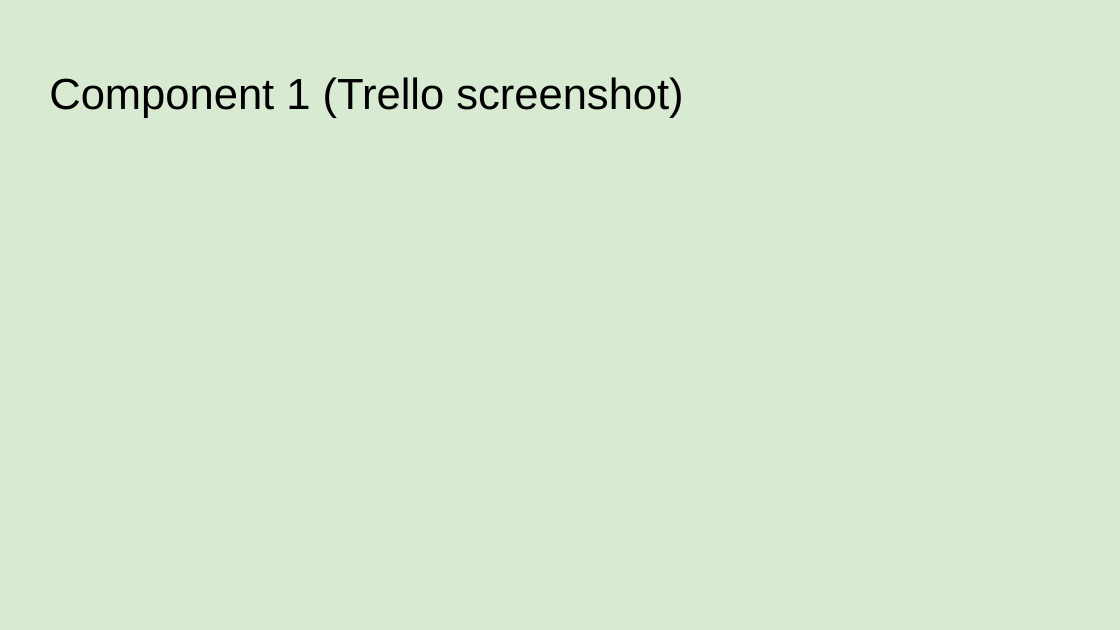
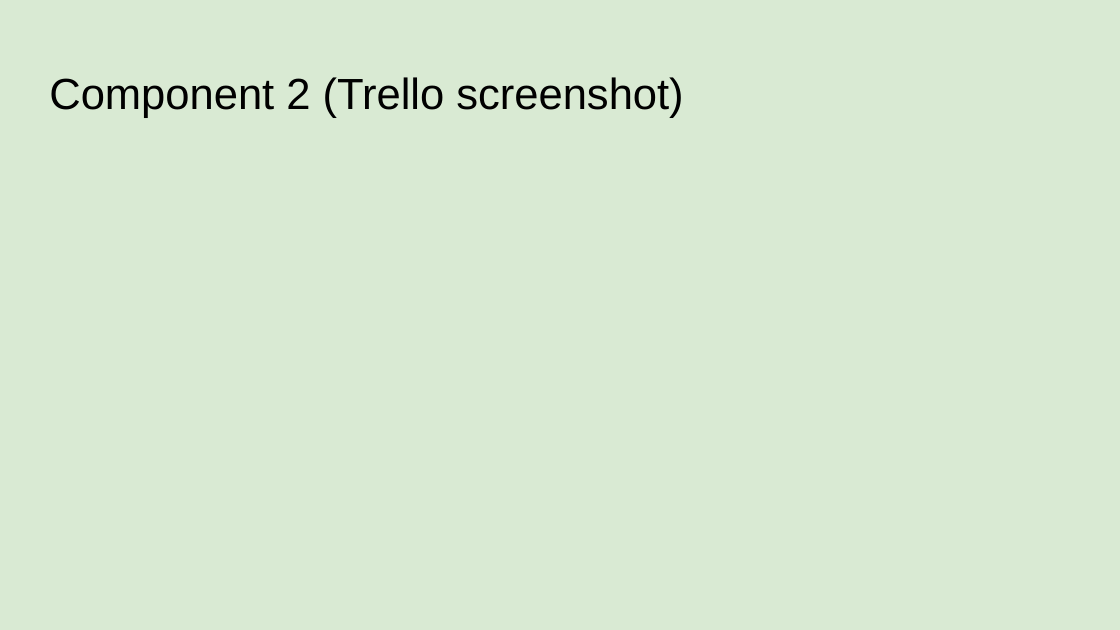
Before and after one commit to KaitlinEus/Pizza_bot, a slide deck: slide 6 of Python.pptx (slide 4 before the commit). Drawn at 1120x630 pixels with LibreOffice and Linux fonts; fonts in the diff are those of the drawing. Boxes give left, top, right and bottom in pixels: in the first picture for what was removed or moved away, otherwise in the second. Text is boxed around its words. In the diff, an @@ line names an element or a change of style, - is before the commit and + after.

```diff
--- a/Python.pptx
+++ b/Python.pptx
@@ title at box(49, 77, 683, 118): text changed @@
-Component 1 (Trello screenshot)
+Component 2 (Trello screenshot)
```
Also in this commit, not shown: 2 other slides changed, 3 slides added, 1 slide removed.
